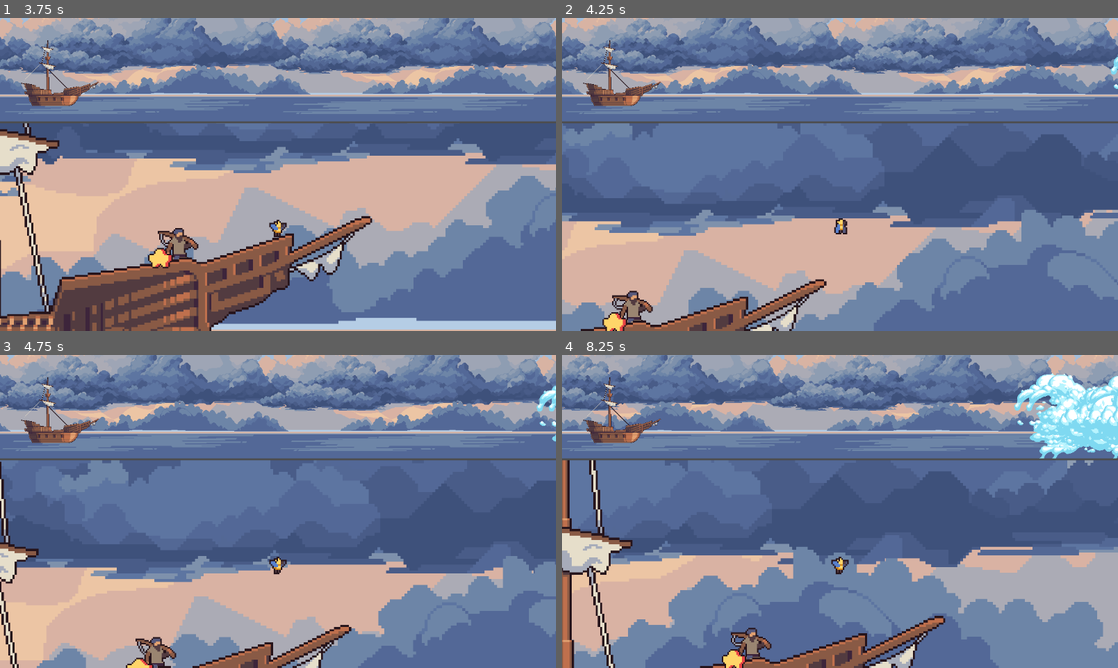
Above: before the commit, frames 1-4 (two rows, left to right).
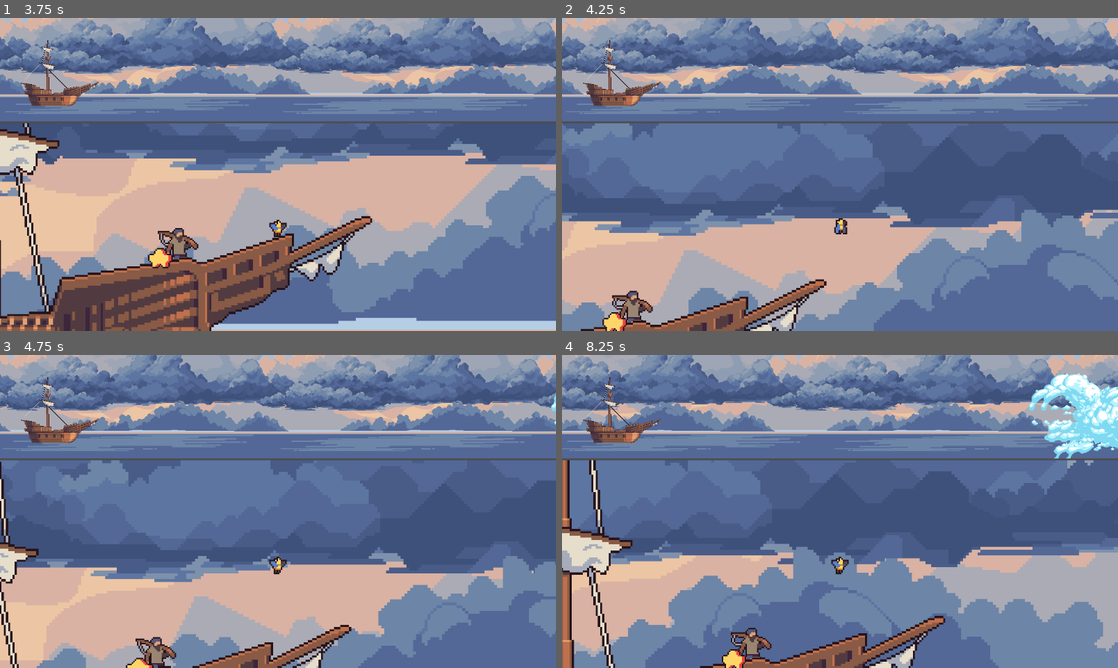
Above: after the commit, the same moments.

Repository: linkinmjs/tp-1-juego-2d-imagecampus
Game: Godot game, scene res://scenes/main.tscn
The game is run twice, just before and just after one commit, with the same random seed, the same clock (stepped at 60 frames per second) and the same inputs.
Inputs:
- Up to frame 1 (3.75 s): hold E (action) 0.53-1.28 s; hold D (right) 0.53-2.03 s; tap Space (jump) at 0.77, 1.52, 3.02 s; tap E (action) at 1.35, 2.85 s; hold A (left) 2.03-2.78 s; hold E (action) 2.03-2.78 s; hold D (right) from 2.78 s (still down); hold E (action) from 3.53 s (still down)
- Up to frame 2 (4.25 s): keep holding D (right); keep holding E (action); tap Space (jump) at 3.77 s
- Up to frame 3 (4.75 s): release D (right) at 4.28 s; release E (action) at 4.28 s; hold A (left) from 4.28 s (still down); tap E (action) at 4.35 s; tap Space (jump) at 4.52 s
- Up to frame 4 (8.25 s): release A (left) at 5.03 s; hold D (right) 5.03-5.78 s; hold E (action) 5.03-5.78 s; hold A (left) 5.78-7.28 s; tap E (action) at 5.85, 7.35 s; tap Space (jump) at 6.02, 6.77, 7.52 s; hold E (action) 6.53-7.28 s; hold D (right) from 7.28 s (still down); hold E (action) from 8.03 s (still down)

Frame 1 is identical in both runs. In frame 2, less than 0.1% of the frame differs, in the area x 98-100%, y 11-23%; in frame 3, 0.2%; in frame 4, 2.7%, in the area x 81-100%, y 5-34%.

Commit message:
Modify clouds and create export

Diff:
--- a/godot/scenes/clouds/cloud_01.tscn
+++ b/godot/scenes/clouds/cloud_01.tscn
@@ -14,12 +14,12 @@
 
 [node name="Sprite2D" type="Sprite2D" parent="."]
 texture_filter = 1
-position = Vector2(0, -10.25)
+position = Vector2(63, -9.2501)
 scale = Vector2(1, 1.8629)
 texture = ExtResource("1_75gqp")
 
 [node name="CloudHitbox" type="Area2D" parent="."]
-position = Vector2(14, 6)
+position = Vector2(77, 6.9999)
 collision_layer = 0
 collision_mask = 16
 
--- a/godot/scenes/clouds/cloud_02.tscn
+++ b/godot/scenes/clouds/cloud_02.tscn
@@ -14,9 +14,11 @@
 
 [node name="Sprite2D" type="Sprite2D" parent="."]
 texture_filter = 1
+position = Vector2(30.5, -0.5)
 texture = ExtResource("1_u48n1")
 
 [node name="CloudHitbox" type="Area2D" parent="."]
+position = Vector2(30.5, -0.5)
 collision_layer = 0
 collision_mask = 16
 
--- a/godot/scenes/clouds/cloud_03.tscn
+++ b/godot/scenes/clouds/cloud_03.tscn
@@ -14,9 +14,11 @@
 
 [node name="Sprite2D" type="Sprite2D" parent="."]
 texture_filter = 1
+position = Vector2(42.5, -4)
 texture = ExtResource("1_tkmh2")
 
 [node name="CloudHitbox" type="Area2D" parent="."]
+position = Vector2(42.5, -4)
 collision_layer = 0
 collision_mask = 16
 
--- a/godot/scenes/clouds/cloud_04.tscn
+++ b/godot/scenes/clouds/cloud_04.tscn
@@ -14,9 +14,11 @@
 
 [node name="Sprite2D" type="Sprite2D" parent="."]
 texture_filter = 1
+position = Vector2(70.5, -3.5)
 texture = ExtResource("1_ctmvx")
 
 [node name="CloudHitbox" type="Area2D" parent="."]
+position = Vector2(70.5, -3.5)
 collision_layer = 0
 collision_mask = 16
 
--- a/godot/scenes/clouds/cloud_05.tscn
+++ b/godot/scenes/clouds/cloud_05.tscn
@@ -14,9 +14,11 @@
 script = ExtResource("1_j0bhk")
 
 [node name="Sprite2D" type="Sprite2D" parent="."]
+position = Vector2(55, 0)
 texture = ExtResource("1_ghjm1")
 
 [node name="CloudHitbox" type="Area2D" parent="."]
+position = Vector2(55, 0)
 collision_layer = 0
 collision_mask = 16
 
Not shown: 1 places in godot/scenes/clouds/cloud_spawn.tscn that only renumber resources
Not shown: 1 places in godot/scenes/top_scene.tscn that only renumber resources
Not shown, changed: builds/game.zip
